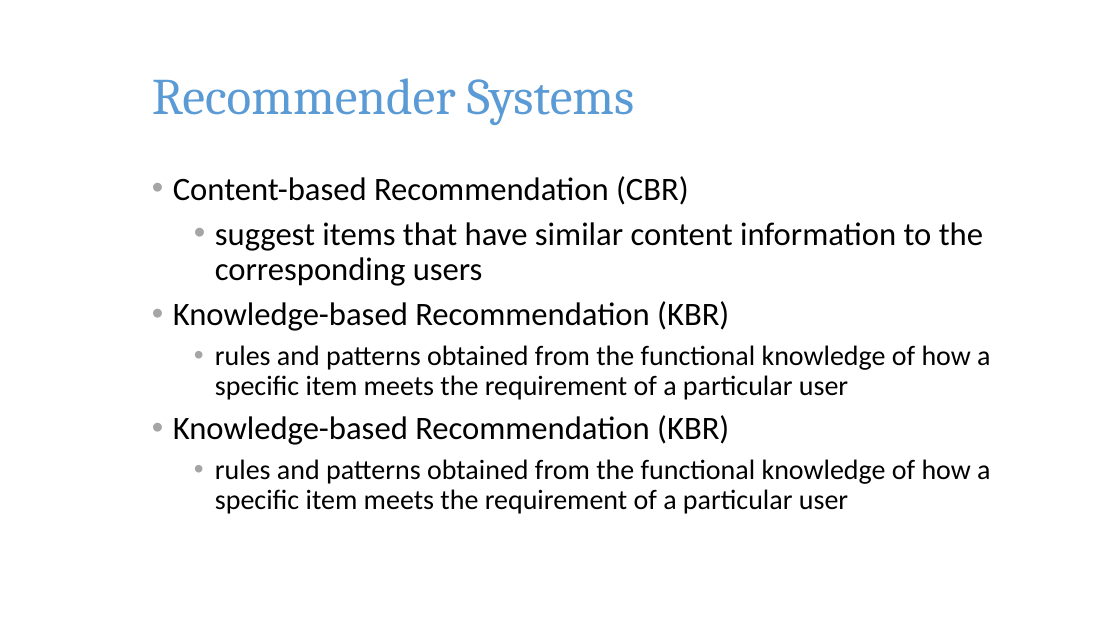
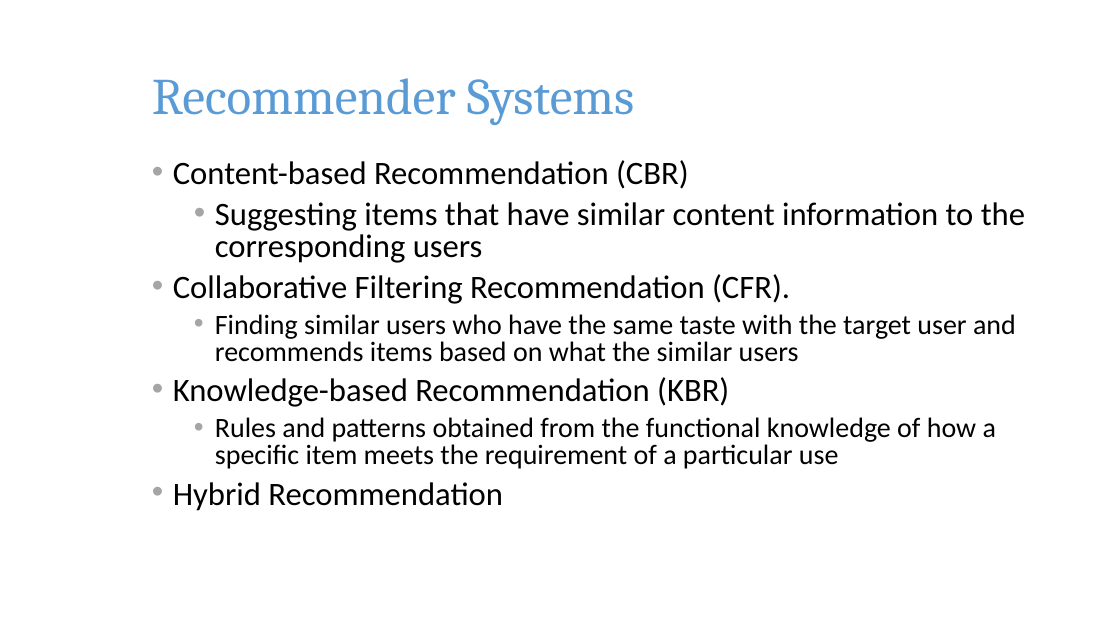
Before and after one commit to pkushiqiang/thesis, a slide deck: slide 8 of media/JobFinder.pptx. Drawn at 1120x630 pixels with LibreOffice and Linux fonts; fonts in the diff are those of the drawing; background and template pictures are left out. Boxes give left, top, right and bottom in pixels: in the first picture for what was removed or moved away, otherwise in the second. Text is boxed around its words. In the diff, an @@ line names an element or a change of style, - is before the commit and + after.

Commit message:
update

```diff
--- a/media/JobFinder.pptx
+++ b/media/JobFinder.pptx
@@ text "Content-based Recommendation (CBR)": place and size @@
-text "Content-based Recommendation (CBR)" at [173,176,990,514]
+text "Content-based Recommendation (CBR)" at [173,160,1025,511]
@@ text at [173,160,729,407]: line spacing 0.9 to 0.8 @@
@@ text at [173,202,1025,362]: text changed @@
-  • suggest items that have similar content information to the corresponding users
+  • Suggesting items that have similar content information to the corresponding users
+• Collaborative Filtering Recommendation (CFR).
+  • Finding similar users who have the same taste with the target user and recommends items based on what the similar users
@@ text at [173,417,996,511]: text changed @@
-  • rules and patterns obtained from the functional knowledge of how a specific item meets the requirement of a particular user
-• Knowledge-based Recommendation (KBR)
-  • rules and patterns obtained from the functional knowledge of how a specific item meets the requirement of a particular user
+  • Rules and patterns obtained from the functional knowledge of how a specific item meets the requirement of a particular use
+• Hybrid Recommendation
```
Also in this commit, not shown: 14 other slides changed, 11 slides added, 1 slide removed.
